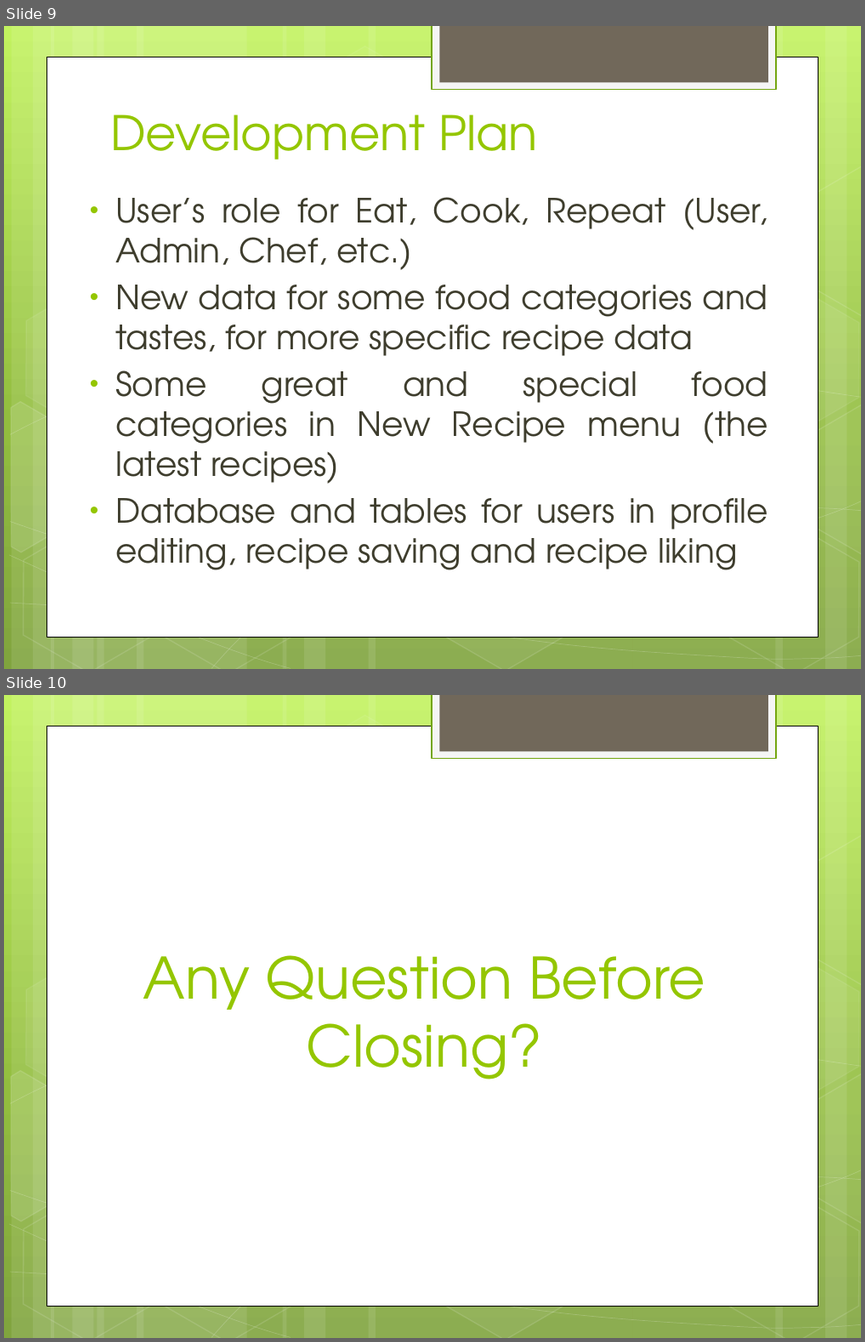
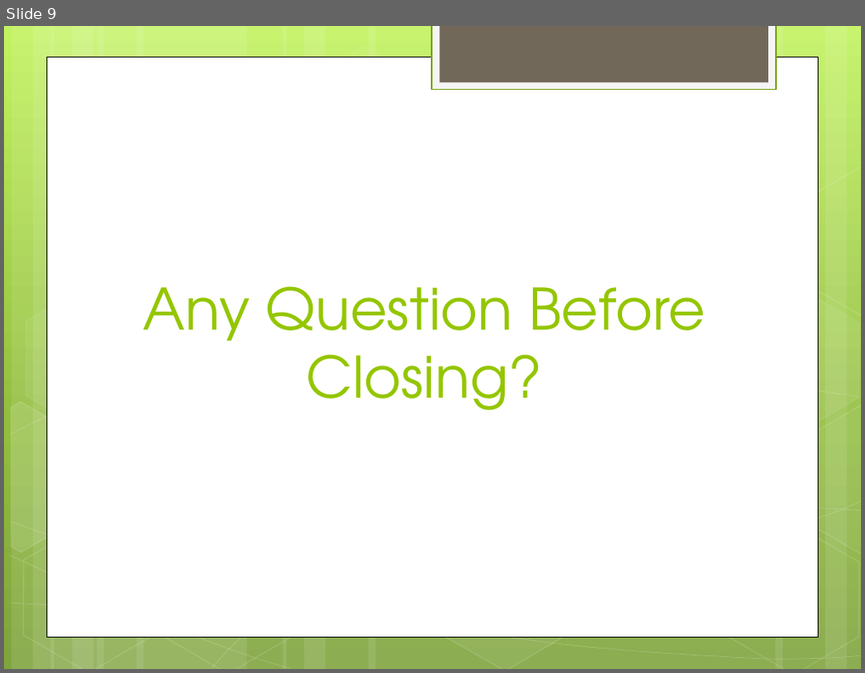
Before and after one commit to bagus25dzikri06/PijarCamp2022, a slide deck: eat-cook-repeat/EAT, COOK, REPEAT.pptx. Shown one above the other, each under a label of ours: slides 9 and 10 before the commit, slide 9 after it. The pictures are 865x1342 and 865x673 pixels, drawn with LibreOffice and Linux fonts; fonts in the diff are those of the drawing. Boxes give left, top, right and bottom in pixels: in the first picture for what was removed or moved away, otherwise in the second. Text is boxed around its words. In the diff, an @@ line names an element or a change of style, - is before the commit and + after.

```diff
--- a/eat-cook-repeat/EAT, COOK, REPEAT.pptx
+++ b/eat-cook-repeat/EAT, COOK, REPEAT.pptx
@@ slide 9 removed at <box>4,26,861,669</box>, background gradient #C3F35F to #93BF3F to #81A53E; not listed: 31 template elements that a slide beside it also shows @@
@@ title removed at <box>110,114,538,159</box> @@
-Development Plan
@@ text removed at <box>115,197,768,570</box> @@
-• User’s role for Eat, Cook, Repeat (User, Admin, Chef, etc.)
-• New data for some food categories and tastes, for more specific recipe data
-• Some great and special food categories in New Recipe menu (the latest recipes)
-• Database and tables for users in profile editing, recipe saving and recipe liking
@@ what was slide 10 is now slide 9 @@
```
Also in this commit, not shown: 2 slides changed, 38 other files.
